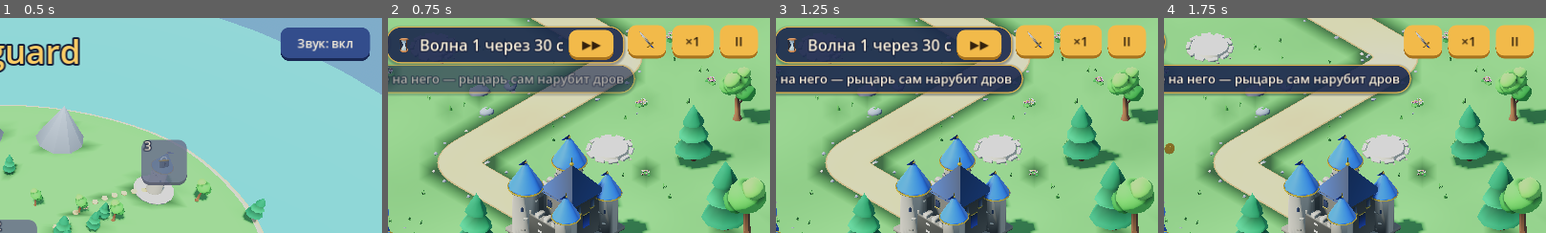
Above: before the commit, frames 1-4 (left to right).
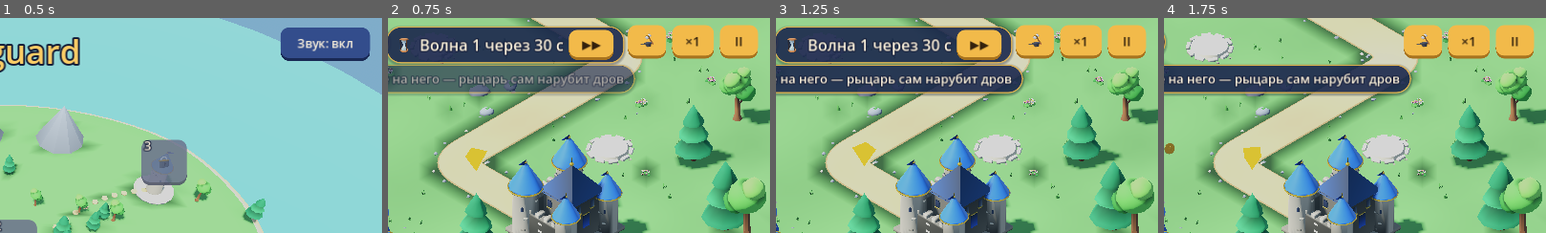
Above: after the commit, the same moments.

Repository: glebanya13/tinyguard
Game: Godot game, scene res://scenes/level_select.tscn
Two runs of this game, one before a commit and one after it. Both use one fixed random seed, a clock stepped at 60 frames per second and the inputs below.
Inputs:
- Up to frame 1 (0.5 s): no input
- Up to frame 2 (0.75 s): click "Играть" at 0.5 s
- Up to frame 3 (1.25 s): no input
- Up to frame 4 (1.75 s): click "▶▶" at 1.25 s
The pictures show only the part of the screen within x 50-100%, y 0-50%; the shares and areas given below are measured in that part.

Frame 1 is identical in both runs. In frame 2, 0.5% of the frame differs, in the area x 20-70%, y 6-72%; in frame 3, 0.5%, in the area x 20-70%, y 6-69%; in frame 4, 0.5%.

Commit message:
Guide arrow over the next step, tower roles in the build menu, forge hammer icon
Co-Authored-By: Claude Opus 5.5 <noreply@anthropic.com>
Claude-Session: https://claude.ai/code/session_01Jn6C1T23zeB4fAt7EFLmDy

Diff:
--- a/resources/towers/archer.tres
+++ b/resources/towers/archer.tres
@@ -7,6 +7,7 @@
 [resource]
 script = ExtResource("1_data")
 display_name = "Лучник"
+role = "быстрые выстрелы по одной цели"
 icon = ExtResource("3_icon")
 scene = ExtResource("2_scene")
 cost_gold = 15
--- a/resources/towers/cannon.tres
+++ b/resources/towers/cannon.tres
@@ -7,6 +7,7 @@
 [resource]
 script = ExtResource("1_data")
 display_name = "Пушка"
+role = "медленно, но по площади"
 icon = ExtResource("3_icon")
 scene = ExtResource("2_scene")
 cost_gold = 40
--- a/resources/towers/frost.tres
+++ b/resources/towers/frost.tres
@@ -7,6 +7,7 @@
 [resource]
 script = ExtResource("1_data")
 display_name = "Мороз"
+role = "замедляет врагов"
 icon = ExtResource("3_icon")
 scene = ExtResource("2_scene")
 cost_gold = 30
--- a/scenes/main.tscn
+++ b/scenes/main.tscn
@@ -80,6 +80,18 @@
 radial_segments = 48
 rings = 1
 
+[sub_resource type="StandardMaterial3D" id="arrow_mat"]
+shading_mode = 0
+albedo_color = Color(1, 0.82, 0.25, 1)
+
+[sub_resource type="CylinderMesh" id="arrow_mesh"]
+material = SubResource("arrow_mat")
+top_radius = 0.28
+bottom_radius = 0.0
+height = 0.5
+radial_segments = 4
+rings = 1
+
 [node name="Main" type="Node3D"]
 script = ExtResource("1_main")
 
@@ -126,6 +138,11 @@
 cast_shadow = 0
 mesh = SubResource("range_disc")
 
+[node name="GuideArrow" type="MeshInstance3D" parent="."]
+visible = false
+cast_shadow = 0
+mesh = SubResource("arrow_mesh")
+
 [node name="GameState" type="Node" parent="."]
 script = ExtResource("4_game_state")
 
--- a/scripts/main.gd
+++ b/scripts/main.gd
@@ -3,6 +3,8 @@
 ## (terrain, castle, portal, path, slots, trees, hero spot), wires the game
 ## systems together through their signals and turns the hero's command card
 ## into orders (walk to the slot, then build).
+
+enum GuideStep { NONE, CHOP, GOLD, BUILD }
 
 const LEVEL_SELECT_SCENE := "res://scenes/level_select.tscn"
 const SLOT_SCENE: PackedScene = preload("res://scenes/tower_slot.tscn")
@@ -63,6 +65,7 @@
 @onready var _hero: Hero = $Level/Hero
 @onready var _target_ring: MeshInstance3D = $TargetRing
 @onready var _range_ring: MeshInstance3D = $RangeRing
+@onready var _guide_arrow: MeshInstance3D = $GuideArrow
 @onready var _ring_material: StandardMaterial3D = _target_ring.mesh.surface_get_material(0)
 @onready var _wave_horn: AudioStreamPlayer = $Sfx/WaveHorn
 @onready var _boss_roar: AudioStreamPlayer = $Sfx/BossRoar
@@ -160,6 +163,7 @@
 	_auto_select_near_hero()
 	_update_target_ring()
 	_hud.set_spin_cooldown(_hero.spin_cooldown_left())
+	_update_guide_arrow()
 
 
 ## Ring under whatever the next swing hits; the attack button shows an axe
@@ -355,7 +359,10 @@
 	_hud.show_hint("")
 	if slot.is_free():
 		info["title"] = "Площадка для башни"
-		info["stats"] = "Выберите башню"
+		var roles: PackedStringArray = []
+		for data: TowerData in _tower_types():
+			roles.append("%s — %s" % [data.display_name, data.role])
+		info["stats"] = "\n".join(roles)
 		var short := true
 		for i in _tower_types().size():
 			var data: TowerData = _tower_types()[i]
@@ -492,18 +499,66 @@
 
 ## Step-by-step hint for new players while nothing is selected.
 func _hint_text() -> String:
+	match _guide_step():
+		GuideStep.CHOP:
+			return "Подойдите к дереву или нажмите на него — рыцарь сам нарубит дров"
+		GuideStep.GOLD:
+			return "Бейте слизней у тропы — за них дают золото"
+		GuideStep.BUILD:
+			return "Нажмите на каменную площадку и постройте башню"
+	return ""
+
+
+## What a new player should do next (until HINT_TOWERS towers stand).
+func _guide_step() -> GuideStep:
 	var towers: int = 0
 	for node: Node in get_tree().get_nodes_in_group(TowerSlot.GROUP):
 		if not (node as TowerSlot).is_free():
 			towers += 1
 	if towers >= HINT_TOWERS:
-		return ""
+		return GuideStep.NONE
 	var cheapest: TowerData = _tower_types()[0]
 	if _game_state.wood < cheapest.cost_wood:
-		return "Подойдите к дереву или нажмите на него — рыцарь сам нарубит дров"
+		return GuideStep.CHOP
 	if _game_state.gold < cheapest.cost_gold:
-		return "Бейте слизней у тропы — за них дают золото"
-	return "Нажмите на каменную площадку и постройте башню"
+		return GuideStep.GOLD
+	return GuideStep.BUILD
+
+
+## Bouncing arrow over the next thing to do: a tree, a slime, a free slot.
+func _update_guide_arrow() -> void:
+	var target: Node3D = null
+	if _build_manager.selected_slot == null and not _forge_open:
+		match _guide_step():
+			GuideStep.CHOP:
+				target = _nearest_in_group(
+					WoodTree.GROUP, func(n: Node) -> bool: return (n as WoodTree).is_choppable()
+				)
+			GuideStep.GOLD:
+				target = _nearest_in_group(
+					Enemy.GROUP, func(n: Node) -> bool: return (n as Enemy).is_alive()
+				)
+			GuideStep.BUILD:
+				target = _nearest_in_group(
+					TowerSlot.GROUP, func(n: Node) -> bool: return (n as TowerSlot).is_free()
+				)
+	_guide_arrow.visible = target != null and target != _hero.get_focus_target()
+	if _guide_arrow.visible:
+		var bob: float = 0.18 * sin(Time.get_ticks_msec() * 0.006)
+		var height: float = 2.6 if target is WoodTree else 1.0
+		_guide_arrow.global_position = target.global_position + Vector3(0.0, height + bob, 0.0)
+		_guide_arrow.rotation.y = Time.get_ticks_msec() * 0.002
+
+
+func _nearest_in_group(group: StringName, accept: Callable) -> Node3D:
+	var best: Node3D = null
+	var best_distance: float = INF
+	for node: Node in get_tree().get_nodes_in_group(group):
+		var d: float = (node as Node3D).global_position.distance_squared_to(_hero.global_position)
+		if d < best_distance and accept.call(node):
+			best_distance = d
+			best = node as Node3D
+	return best
 
 
 func _stats_text(data: TowerData, index: int) -> String:
--- a/scripts/tower_data.gd
+++ b/scripts/tower_data.gd
@@ -7,6 +7,8 @@
 const SELL_REFUND := 0.7
 
 @export var display_name: String = ""
+## One-line role for the build menu ("fast, single target").
+@export var role: String = ""
 @export var icon: Texture2D
 ## Scene instantiated on a slot; its root must use tower.gd.
 @export var scene: PackedScene
--- a/tools/render_icons.gd
+++ b/tools/render_icons.gd
@@ -11,6 +11,7 @@
 const ICONS := {
 	"coin": ["res://assets/models/icon_coin.glb", 25.0, -10.0],
 	"whirl": ["res://assets/models/icon_whirl.glb", 10.0, -5.0],
+	"hammer": ["res://assets/models/icon_hammer.glb", 25.0, -15.0],
 	"wood": ["res://assets/models/log_pile.glb", 35.0, -25.0],
 	"heart": ["res://assets/models/icon_heart.glb", 20.0, -5.0],
 	"sword": ["res://assets/models/icon_sword.glb", 15.0, -5.0],
--- a/ui/hud.tscn
+++ b/ui/hud.tscn
@@ -12,6 +12,7 @@
 [ext_resource type="Texture2D" path="res://ui/icons/sword.png" id="i_sword"]
 [ext_resource type="Texture2D" path="res://ui/icons/star.png" id="i_star"]
 [ext_resource type="Texture2D" path="res://ui/icons/whirl.png" id="i_whirl"]
+[ext_resource type="Texture2D" path="res://ui/icons/hammer.png" id="i_hammer"]
 
 [sub_resource type="StyleBoxFlat" id="atk_normal"]
 content_margin_left = 14.0
@@ -259,7 +260,7 @@
 grow_horizontal = 2
 grow_vertical = 2
 mouse_filter = 2
-texture = ExtResource("i_sword")
+texture = ExtResource("i_hammer")
 expand_mode = 1
 stretch_mode = 5
 
Binary file added: assets/models/icon_hammer.glb
Not shown, added: assets/models/icon_hammer.glb.import
Not shown: 1 places in scenes/main.tscn that only renumber resources
Not shown: 1 places in ui/hud.tscn that only renumber resources
Binary file added: ui/icons/hammer.png
Not shown, added: ui/icons/hammer.png.import
Not shown, changed: assets/blender/build_icons.py
